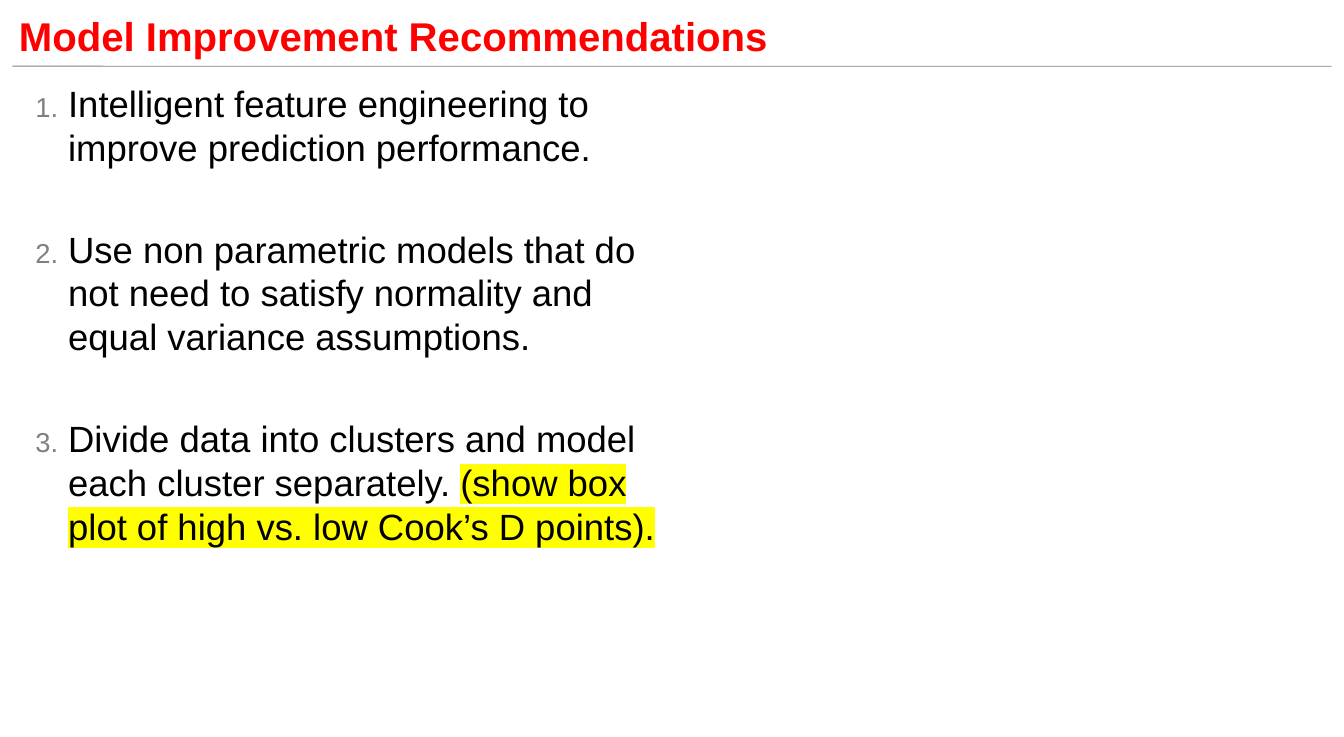
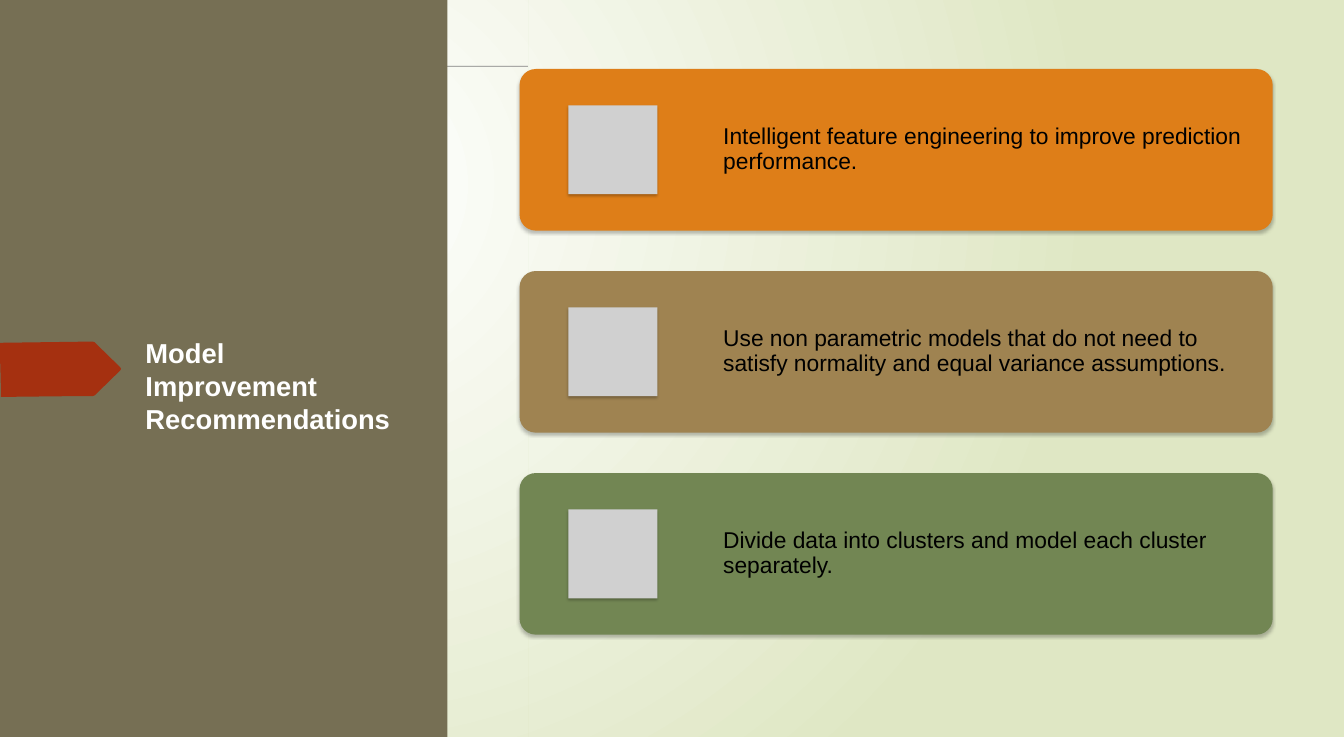
Before and after one commit to ngupta23/DS6372-PredictingPerformanceIntegratedCircuits1, a slide deck: slide 21 of Presentation/MSDS6372_Project1_Presentation.pptx. Drawn at 1344x737 pixels with LibreOffice and Linux fonts; fonts in the diff are those of the drawing; grey boxes stand for pictures. Boxes give left, top, right and bottom in pixels: in the first picture for what was removed or moved away, otherwise in the second. Text is boxed around its words. In the diff, an @@ line names an element or a change of style, - is before the commit and + after.

```diff
--- a/Presentation/MSDS6372_Project1_Presentation.pptx
+++ b/Presentation/MSDS6372_Project1_Presentation.pptx
@@ background #FFFFFF to gradient #FFFFFF to #DFE8C4 @@
@@ rectangle added at [0, 0, 20, 737], fill #766F54 @@
@@ rectangle added at [0, 0, 448, 737], fill #766F54 @@
@@ rectangle added at [529, 0, 1344, 737], fill gradient #FFFFFF to #DFE8C4 @@
@@ freeform shape added at [0, 77, 175, 131], fill #A53010 @@
@@ text removed at [68, 90, 654, 547] @@
-1. Intelligent feature engineering to improve prediction performance.
-2. Use non parametric models that do not need to satisfy normality and equal variance assumptions.
-3. Divide data into clusters and model each cluster separately. (show box plot of high vs. low Cook’s D points).
@@ freeform shape added at [0, 341, 121, 397], fill #A53010 @@
@@ title "Model Improvement Recommendations": place and size @@
-title "Model Improvement Recommendations" at [19, 22, 768, 59]
+title "Model Improvement Recommendations" at [145, 343, 389, 430]
@@ title "Model Improvement Recommendations" at [145, 343, 389, 430]: size 44 to 30 pt, text colour #FF0000 to #FFFFFF; line spacing 0.85 to 1; vertical alignment middle to top @@
@@ group added at [519, 69, 1272, 634]: 3 rounded rectangles, 3 pictures, 3 texts @@
+Intelligent feature engineering to improve prediction performance.
+Use non parametric models that do not need to satisfy normality and equal variance assumptions.
+Divide data into clusters and model each cluster separately.
@@ group added at [0, 276, 156, 737]: 5 freeform shapes @@
@@ group added at [3, 0, 158, 736]: 5 freeform shapes @@
```
Also in this commit, not shown: 20 other slides changed, 25 other files.
